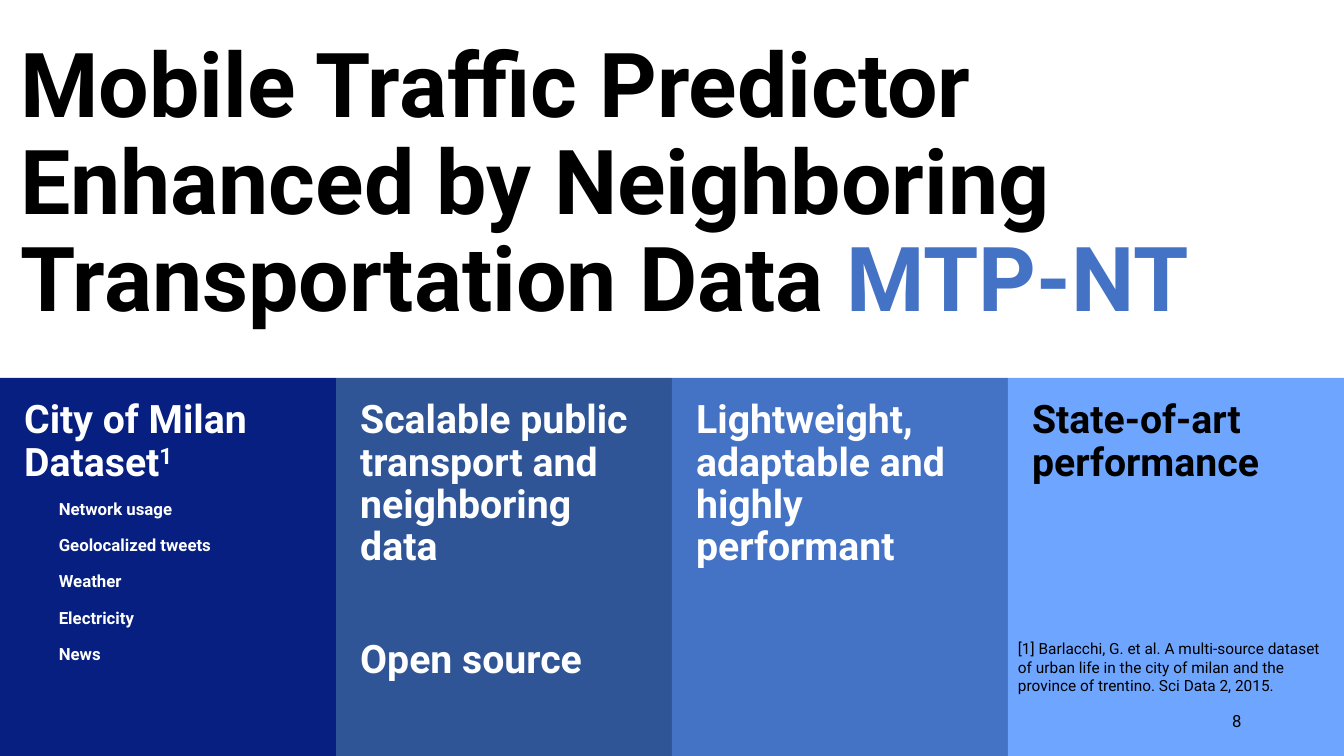
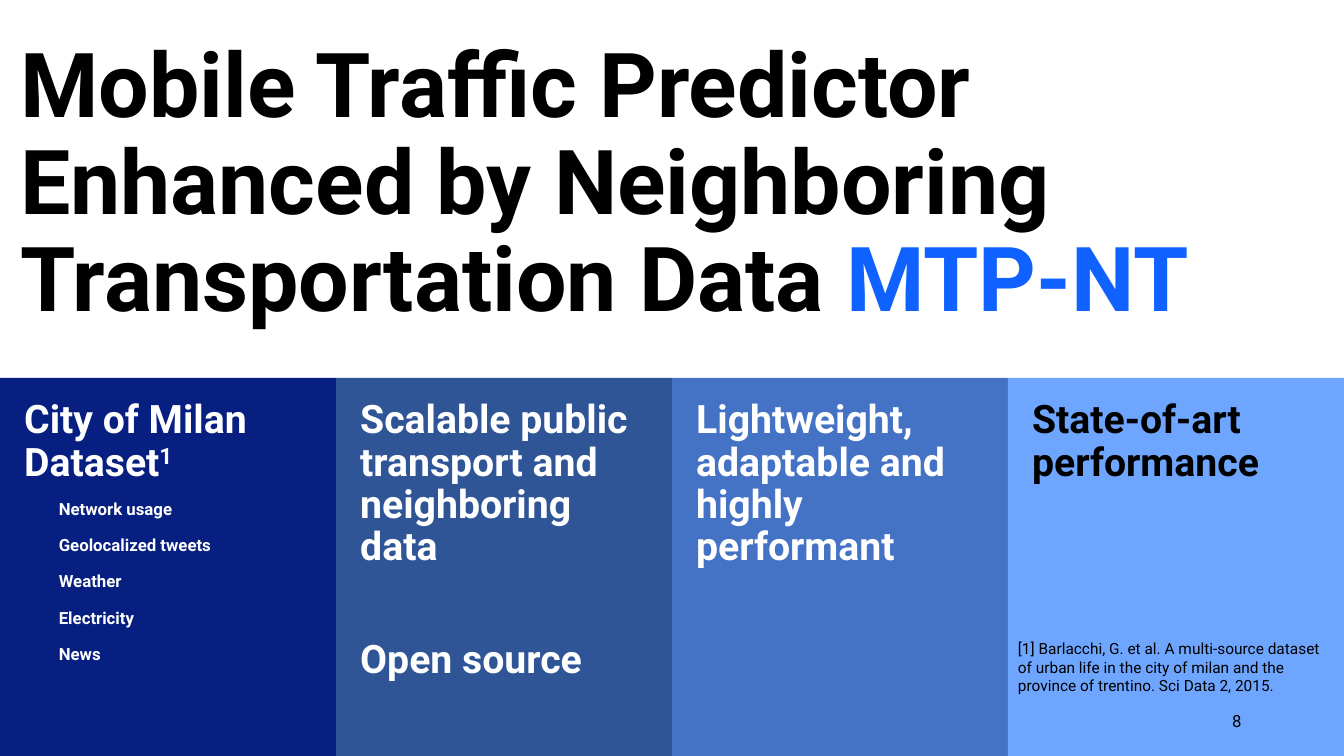
Before and after one commit to PatrickLdA/milan-telecom-analysis, a slide deck: slide 8 of defesa.pptx. Drawn at 1344x756 pixels with LibreOffice and Linux fonts; fonts in the diff are those of the drawing. Boxes give left, top, right and bottom in pixels: in the first picture for what was removed or moved away, otherwise in the second. Text is boxed around its words. In the diff, an @@ line names an element or a change of style, - is before the commit and + after.

```diff
--- a/defesa.pptx
+++ b/defesa.pptx
@@ title "Mobile Traffic Predictor Enhanced by ..." at (x1=20, y1=49, x2=1188, y2=330): text colour #4472C4 to #0F62FF in "MTP-NT" @@
```
Also in this commit, not shown: 4 other slides changed, 3 slides added.
